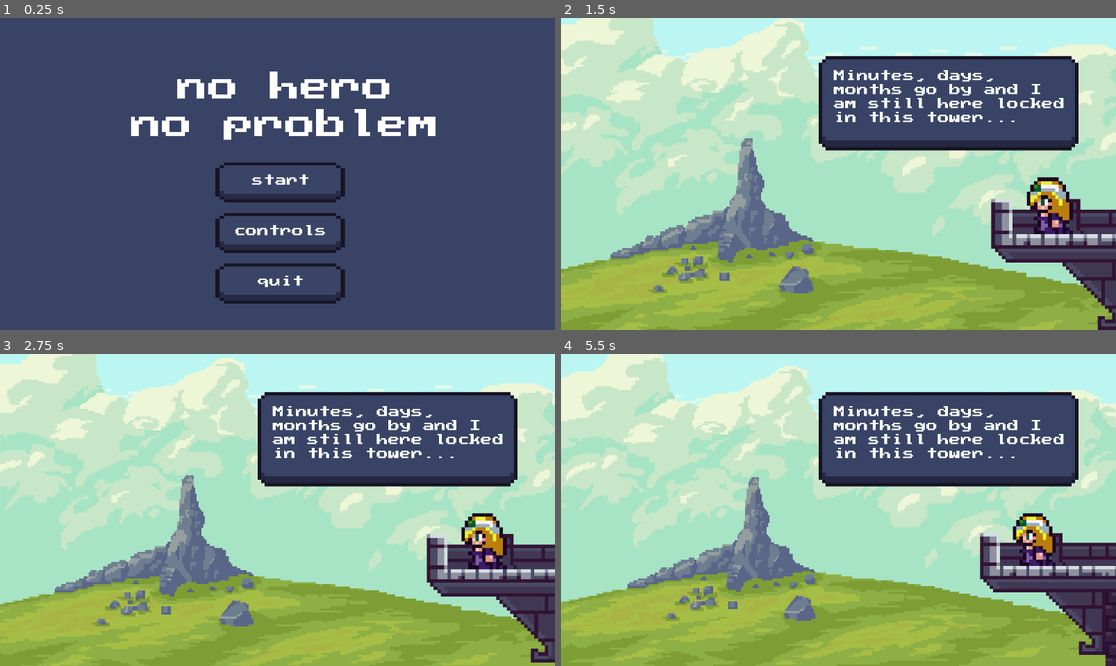
Above: before the commit, frames 1-4 (two rows, left to right).
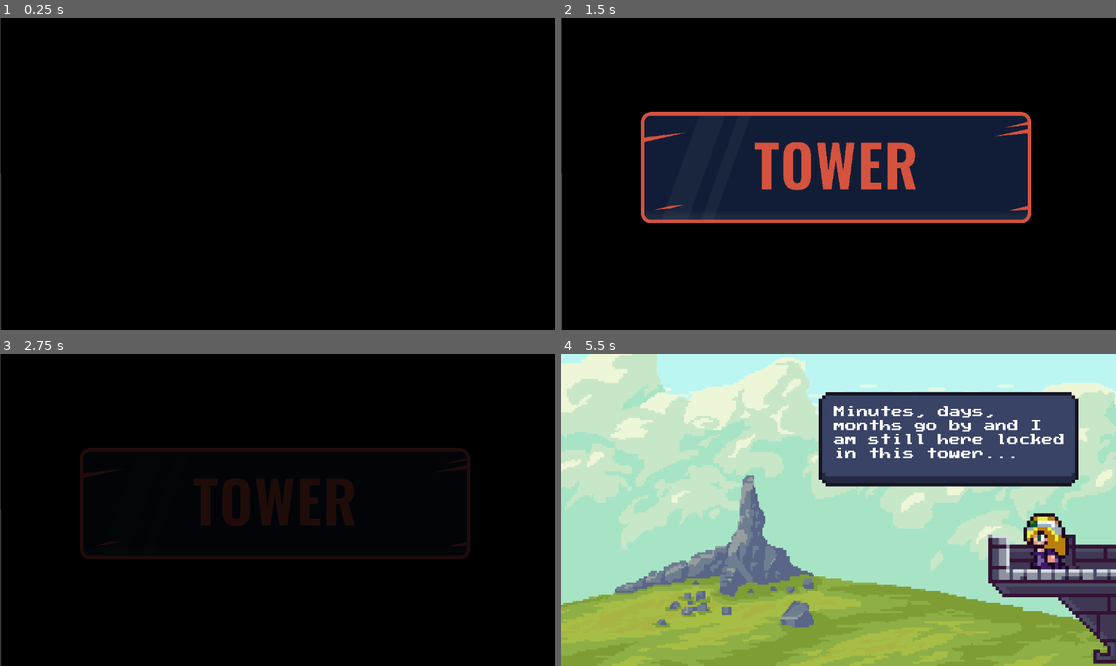
Above: after the commit, the same moments.

Repository: Jakub-Goluch/Tower
Game: Godot game, scene res://scenes/theme.tscn
Same seed, same stepped clock (60 frames per second), same inputs: the game is played once before the commit and once after it. Before the commit the project starts from res://scenes/menu.tscn.
Inputs (mouse positions are in pixels of both pictures, inside the frame that each line leads up to):
- Up to frame 1 (0.25 s): no input
- Up to frame 2 (1.5 s): click (838, 180) at 0.5 s, where only the run before the commit has a clickable "start"; tap Enter (ui_accept) at 1.25 s; move the mouse to (960, 158) at 1.27 s; hold Right (move_right) from 1.28 s (still down); click (960, 158) at 1.35 s
- Up to frame 3 (2.75 s): keep holding Right (move_right); tap Enter (ui_accept) at 1.52, 2.27 s; move the mouse to (166, 525) at 2.02 s; click (166, 525) at 2.1 s
- Up to frame 4 (5.5 s): move the mouse to (894, 441) at 2.77 s; release Right (move_right) at 2.78 s; hold Left (move_left) 2.78-3.5 s; click (894, 441) at 2.85 s; click (838, 516) at 3.5 s, where only the run after the commit has a clickable "start"; move the mouse to (810, 572) at 4.27 s; hold Right (move_right) from 4.28 s (still down); click (810, 572) at 4.35 s; tap Enter (ui_accept) at 4.52, 5.27 s; move the mouse to (1005, 556) at 5.02 s; click (1005, 556) at 5.1 s

The runs differ from the first frame. In frame 1, 100% of the frame differs, in the area x 0-100%, y 0-100%; in frame 2, 99%; in frame 3, 100%; in frame 4, 20%.

Commit message:
change boot splash

Diff:
--- a/project.godot
+++ b/project.godot
@@ -11,9 +11,11 @@
 [application]
 
 config/name="Tower"
-run/main_scene="res://scenes/menu.tscn"
+run/main_scene="res://scenes/theme.tscn"
 config/features=PackedStringArray("4.3", "Forward Plus")
+boot_splash/bg_color=Color(0, 0, 0, 1)
 config/icon="res://icon.svg"
+boot_splash/minimum_display_time=3000
 
 [autoload]
 
@@ -68,3 +70,4 @@
 [rendering]
 
 textures/canvas_textures/default_texture_filter=0
+environment/defaults/default_clear_color=Color(0.301961, 0.301961, 0.301961, 1)
--- /dev/null
+++ b/scenes/theme.tscn
@@ -0,0 +1,72 @@
+[gd_scene load_steps=6 format=3 uid="uid://bmorgy7bgi5mf"]
+
+[ext_resource type="Script" path="res://scripts/theme.gd" id="1_jsq71"]
+[ext_resource type="Texture2D" uid="uid://dvtd0d8gcyxut" path="res://assets/tower-gwj.png" id="2_adame"]
+
+[sub_resource type="Animation" id="Animation_mcex5"]
+resource_name = "run"
+length = 3.0
+tracks/0/type = "value"
+tracks/0/imported = false
+tracks/0/enabled = true
+tracks/0/path = NodePath("CanvasLayer/CanvasModulate:color")
+tracks/0/interp = 1
+tracks/0/loop_wrap = true
+tracks/0/keys = {
+"times": PackedFloat32Array(0.366667, 1.23333, 2.96667),
+"transitions": PackedFloat32Array(1, 1, 1),
+"update": 0,
+"values": [Color(1, 1, 1, 0), Color(1, 1, 1, 1), Color(1, 1, 1, 0)]
+}
+
+[sub_resource type="Animation" id="Animation_tgsta"]
+length = 0.001
+tracks/0/type = "value"
+tracks/0/imported = false
+tracks/0/enabled = true
+tracks/0/path = NodePath("CanvasLayer/CanvasModulate:color")
+tracks/0/interp = 1
+tracks/0/loop_wrap = true
+tracks/0/keys = {
+"times": PackedFloat32Array(0),
+"transitions": PackedFloat32Array(1),
+"update": 0,
+"values": [Color(1, 1, 1, 0)]
+}
+
+[sub_resource type="AnimationLibrary" id="AnimationLibrary_wnovb"]
+_data = {
+"RESET": SubResource("Animation_tgsta"),
+"run": SubResource("Animation_mcex5")
+}
+
+[node name="Theme" type="Node2D"]
+script = ExtResource("1_jsq71")
+
+[node name="Timer" type="Timer" parent="."]
+wait_time = 3.0
+one_shot = true
+autostart = true
+
+[node name="CanvasLayer" type="CanvasLayer" parent="."]
+
+[node name="Sprite2D" type="Sprite2D" parent="CanvasLayer"]
+position = Vector2(571, 311)
+scale = Vector2(0.3, 0.3)
+texture = ExtResource("2_adame")
+
+[node name="CanvasModulate" type="CanvasModulate" parent="CanvasLayer"]
+color = Color(1, 1, 1, 0)
+
+[node name="AnimationPlayer" type="AnimationPlayer" parent="."]
+libraries = {
+"": SubResource("AnimationLibrary_wnovb")
+}
+autoplay = "run"
+
+[node name="Polygon2D" type="Polygon2D" parent="."]
+z_index = -5
+color = Color(0, 0, 0, 1)
+polygon = PackedVector2Array(1, -2, 2, 648, 1152, 649, 1152, -2)
+
+[connection signal="timeout" from="Timer" to="." method="_on_timer_timeout"]
--- /dev/null
+++ b/scripts/theme.gd
@@ -0,0 +1,8 @@
+extends Node2D
+
+# Called when the node enters the scene tree for the first time.
+func _ready():
+	pass
+
+func _on_timer_timeout():
+	get_tree().change_scene_to_file("res://scenes/menu.tscn")
Binary file added: assets/tower-gwj.png
Not shown, added: assets/tower-gwj.png.import
